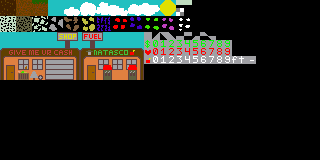
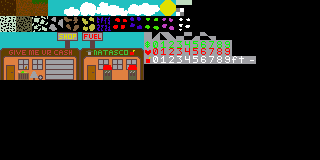
Layer changes from the first w=320, h=160 image to the second:
painted on "Basic Tiles.png" over bbox(6, 15, 230, 60)
